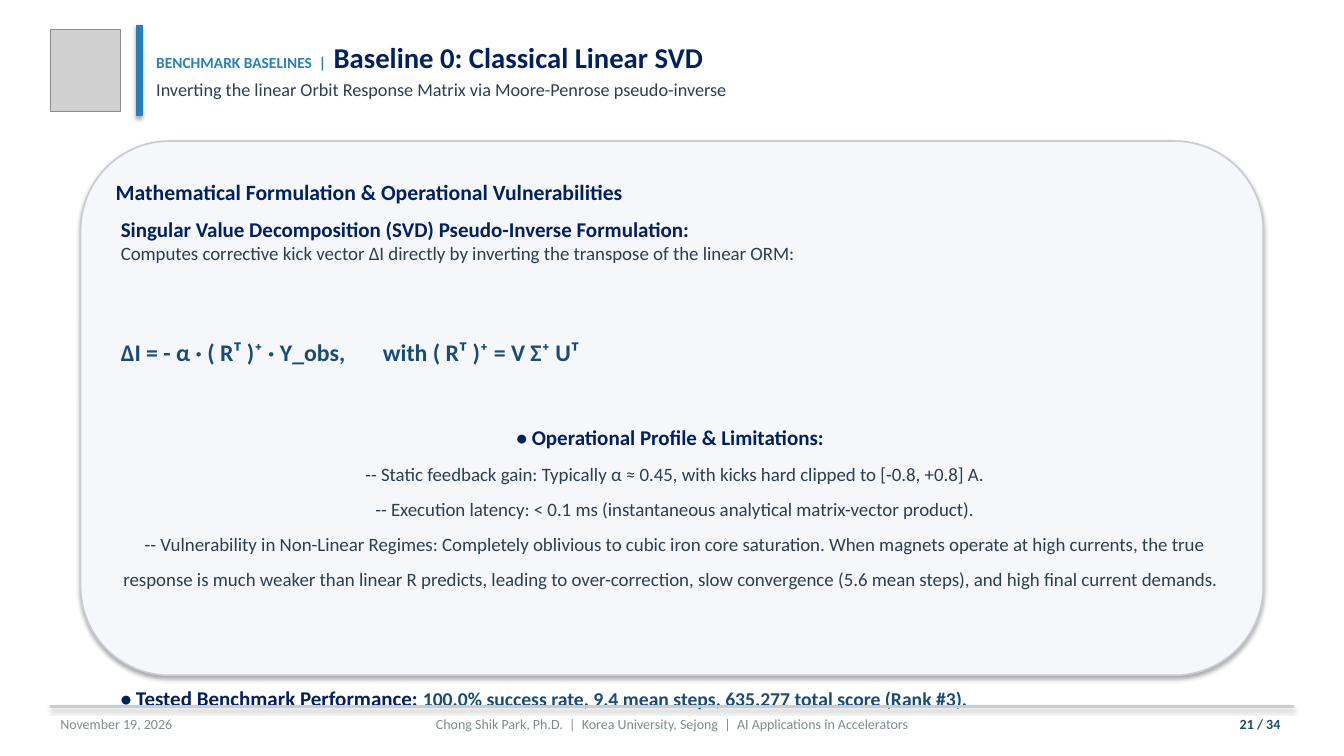
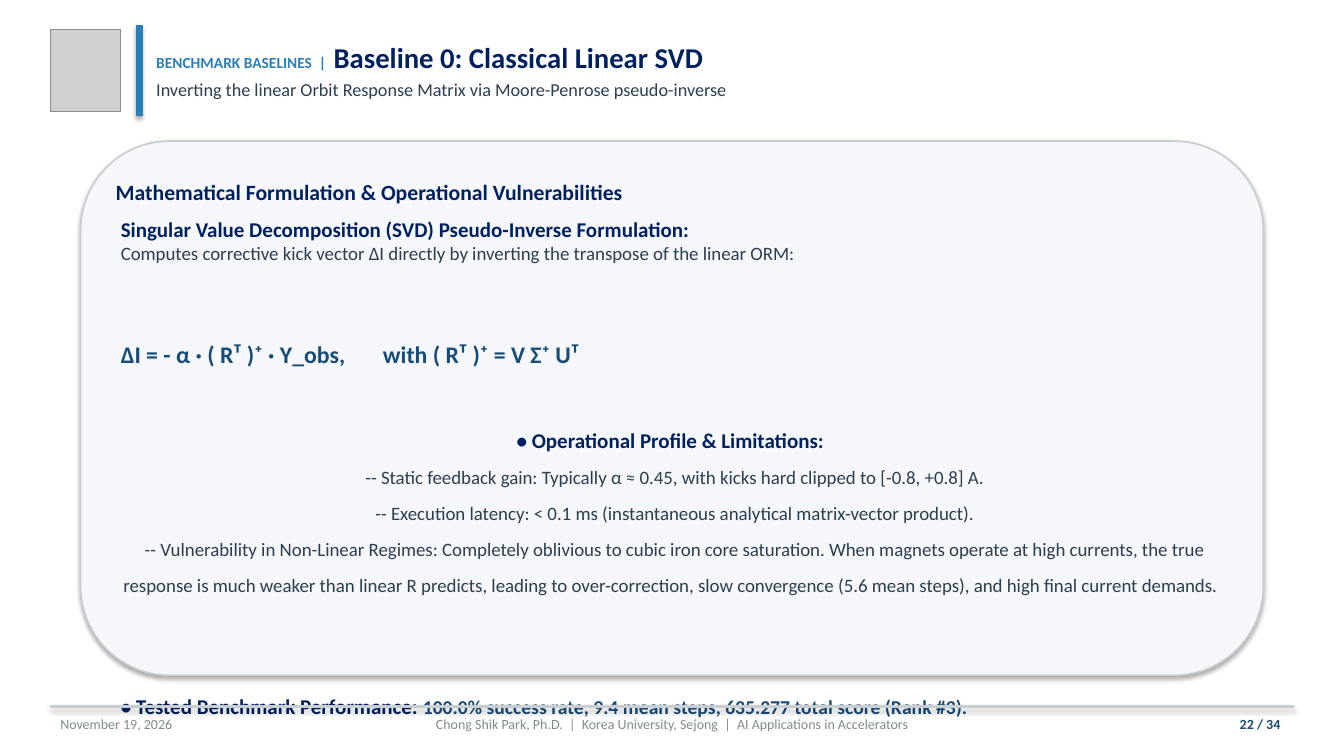
Before and after one commit to cspark7701/ai4acc-mini-hackathon, a slide deck: slide 22 of presentations/Lecture_1_AI_ML_Foundations_and_Control_Slides.pptx (slide 21 before the commit). Drawn at 1344x756 pixels with LibreOffice and Linux fonts; fonts in the diff are those of the drawing; grey boxes stand for pictures. Boxes give left, top, right and bottom in pixels: in the first picture for what was removed or moved away, otherwise in the second. Text is boxed around its words. In the diff, an @@ line names an element or a change of style, - is before the commit and + after.

```diff
--- a/presentations/Lecture_1_AI_ML_Foundations_and_Control_Slides.pptx
+++ b/presentations/Lecture_1_AI_ML_Foundations_and_Control_Slides.pptx
@@ text "Singular Value Decomposition (SVD) Pseudo-Inverse ..." at [121, 221, 1217, 721]: line spacing 1.55 to 1.58 @@
@@ text at [1240, 720, 1280, 729]: text changed @@
-21 / 34
+22 / 34
```
Also in this commit, not shown: 17 other slides changed, 1 slide added, 6 other files.
